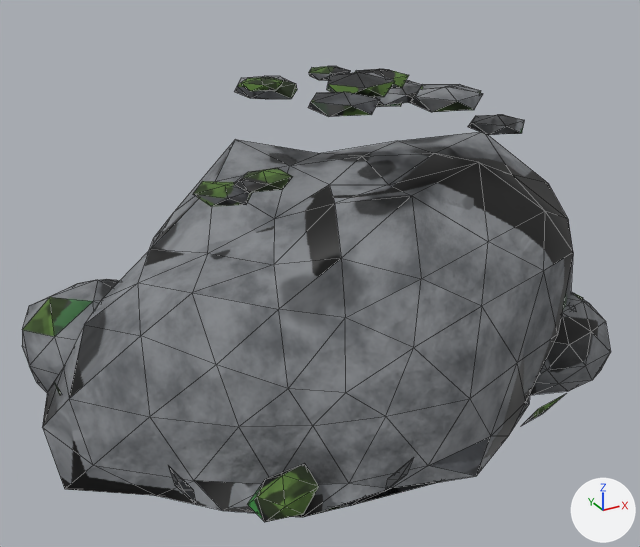
The FBX model modelos/planeta_humano/roca_grande/roca_grande.fbx, before and after one commit.
Before and after are seen from a camera (50 mm lens) standing at (-2.98, -5.28, 3.65) and looking at (-0.13, -0.1, 1.06). The lights are fixed; the arrows at lower right show +X, +Y and +Z. The first picture is the older version. Mesh edges are drawn as thin lines.

In view in the first picture: 'roca_grande'.
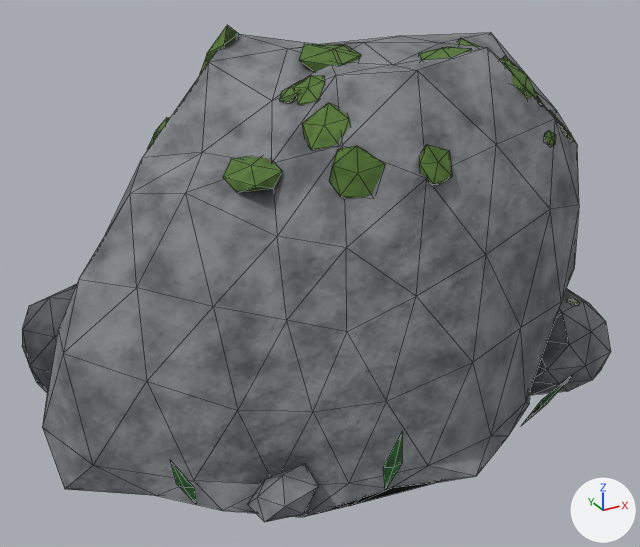
Patch to the scene script:
```diff
--- a/modelos/planeta_humano/roca_grande/roca_grande.fbx.py
+++ b/modelos/planeta_humano/roca_grande/roca_grande.fbx.py
@@ me_roca_grande @@
 # used by ob_roca_grande; location = (0.0, 0.0, 0.0)
-me_roca_grande.from_pydata(...)  # 660 vertices, 1152 faces; spans x -2.19..2.28, y -1.72..1.65, z 0.0..2.52
+me_roca_grande.from_pydata(...)  # 660 vertices, 1152 faces; spans x -2.19..2.28, y -1.55..1.52, z 0.0..2.75
+# me_roca_grande part 1: the loose piece of 12 vertices spanning x 1.4..1.51, y -0.83..-0.72, z 0.7..0.73 is scaled about its middle by (0.858, 0.808, 0.879), then moved by (0.22, -0.06, 0.0)
+# me_roca_grande part 2: the loose piece of 12 vertices spanning x 0.64..1.19, y 0.28..0.77, z 2.07..2.24 is multiplied about its middle by the matrix ((0.125, 0.055, 0.101), (0.0, 0.149, -0.082), (-0.115, 0.06, 0.11)), then moved by (0.59, -1.13, -0.04)
+# me_roca_grande part 3: the loose piece of 12 vertices spanning x -0.15..0.33, y -0.48..0.0, z 2.35..2.52 is multiplied about its middle by the matrix ((0.162, 0.071, 0.131), (0.0, 0.193, -0.105), (-0.149, 0.078, 0.142)), then moved by (1.63, -0.27, -0.47)
+# me_roca_grande part 4: the loose piece of 12 vertices spanning x 1.1..1.56, y -0.39..0.04, z 1.94..2.08 is multiplied about its middle by the matrix ((0.221, 0.097, 0.178), (0.0, 0.263, -0.144), (-0.203, 0.106, 0.194)), then moved by (0.23, -0.46, 0.04)
+# me_roca_grande part 5: the loose piece of 12 vertices spanning x -0.48..-0.17, y 0.26..0.55, z 2.32..2.41 is multiplied about its middle by the matrix ((0.202, 0.075, 0.142), (0.0, 0.228, -0.12), (-0.161, 0.094, 0.179)), then moved by (1.56, -0.95, 0.01)
+# me_roca_grande part 6: the loose piece of 12 vertices spanning x -1.27..-0.9, y -0.82..-0.45, z 1.93..2.03 is multiplied about its middle by the matrix ((0.271, 0.12, 0.219), (0.0, 0.323, -0.177), (-0.249, 0.13, 0.237)), then moved by (2.5, -0.04, 0.18)
+# me_roca_grande part 7: the loose piece of 12 vertices spanning x 0.16..0.53, y -0.29..0.1, z 2.35..2.49 is multiplied about its middle by the matrix ((0.287, 0.091, 0.047), (0.0, 0.14, -0.271), (-0.103, 0.255, 0.131)), then moved by (0.93, -0.73, -0.37)
+# me_roca_grande part 8: the loose piece of 6 vertices spanning x -1.68..-1.45, y -1.06..-0.87, z 0.02..0.53 is moved by (0.01, 0.01, 0.01)
+# me_roca_grande part 9: the loose piece of 6 vertices spanning x -0.42..-0.29, y -1.72..-1.33, z 0.02..0.55 is multiplied about its middle by the matrix ((0.975, -0.007, 0.047), (-0.007, 0.937, 0.275), (-0.047, -0.275, 0.935)), then moved by (0.01, 0.09, 0.04)
+# me_roca_grande part 10: 273 of 660 vertices moved; they spanned x -2.04..2.28, y -1.42..1.65, z 0.18..2.48 and now span x -2.04..2.28, y -1.45..1.48, z 0.24..2.75; mean shift (-0.51, 0.16, 0.79); largest move (1.61, -0.83, 0.72) -> (-0.97, 0.59, 2.16)
+# me_roca_grande part 11: texture (UV) coordinates of 1152 of 1152 faces, centred in x -2.13..2.16, y -1.59..1.54, z 0.0..2.48, changed; they spanned u 0.0..1.0, v 0.0..0.99 and now span u 0.0..1.0, v 0.0..0.99
+# other edits to the shape of me_roca_grande do not show in these pictures
 me_roca_grande.materials.append(mat_roca_grande_mat)
```

Pixel boxes [x1, y1, x2, y2] of what changed, in the pictures (640 x 547 px; the box of a moved part takes in the faces that stretch with it):
'roca_grande', reshaped, surface changed (9% taller): before [22, 66, 611, 522]; after [22, 25, 611, 522]
part 1 of me_roca_grande, moved or reshaped (not visible before): after [568, 299, 580, 305]
part 2 of me_roca_grande, moved or reshaped (not visible afterwards): before [374, 81, 422, 105]
part 3 of me_roca_grande, moved or reshaped (not visible afterwards): before [327, 72, 395, 97]
part 4 of me_roca_grande, moved or reshaped: before [468, 115, 525, 135]; after [563, 125, 569, 136]
part 5 of me_roca_grande, moved or reshaped (not visible afterwards): before [241, 77, 283, 91]
part 6 of me_roca_grande, moved or reshaped: before [193, 181, 252, 206]; after [548, 110, 558, 121]
part 7 of me_roca_grande, moved or reshaped: before [356, 69, 409, 89]; after [544, 131, 556, 146]
part 8 of me_roca_grande, moved or reshaped: before [168, 465, 196, 504]; after [170, 460, 197, 505]
part 9 of me_roca_grande, moved or reshaped: before [385, 458, 413, 491]; after [383, 432, 402, 491]
part 10 of me_roca_grande, moved or reshaped: before [43, 66, 574, 484]; after [43, 25, 579, 484]
part 11 of me_roca_grande, surface changed: before [22, 66, 608, 522]; after [22, 25, 608, 522]
